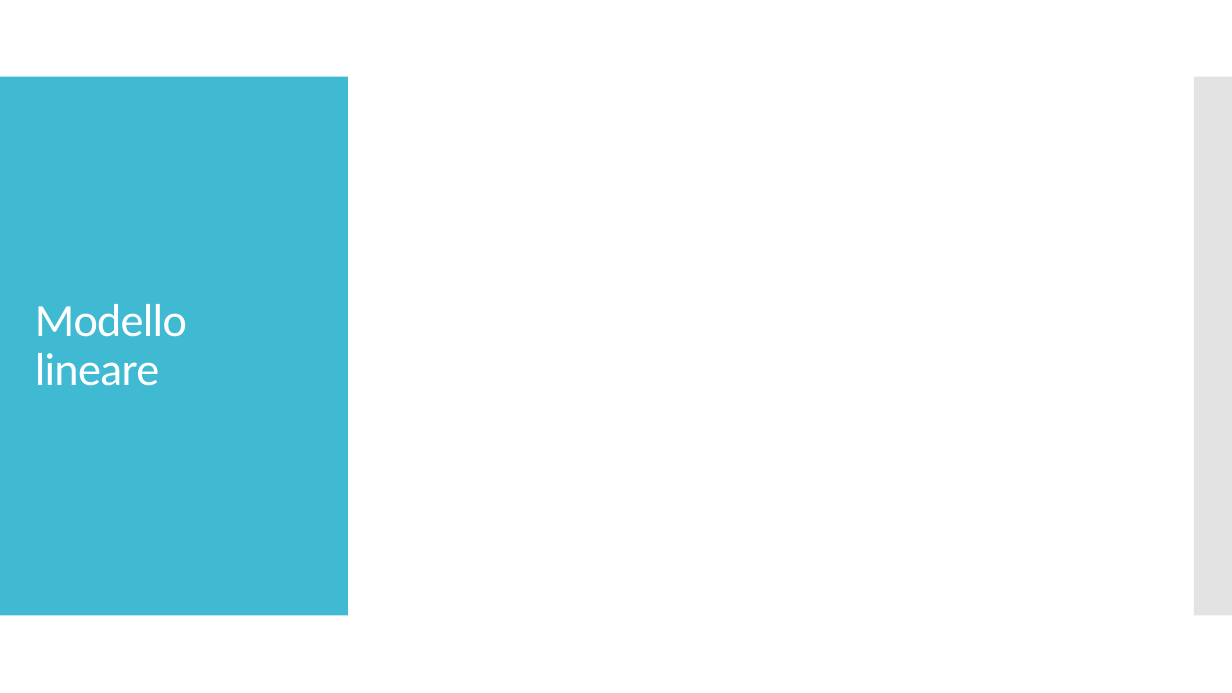
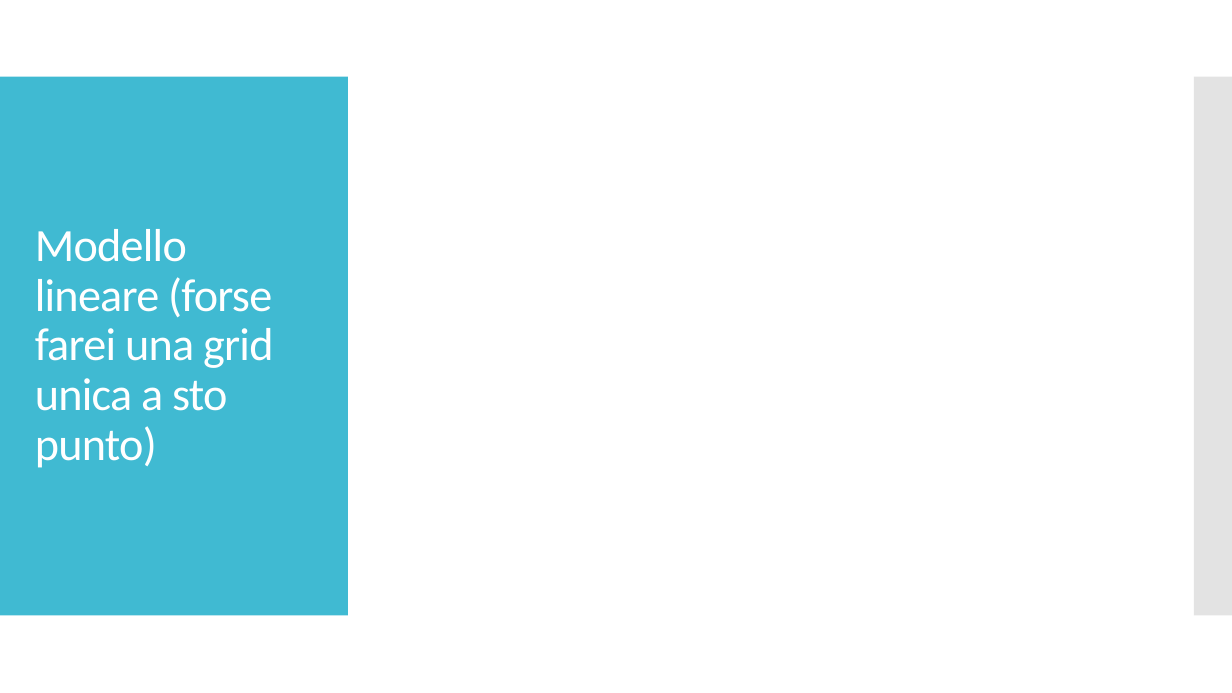
Before and after one commit to gianlubiscotto/Data-Analysis-and-Data-Mining, a slide deck: slide 6 of slide.pptx. Drawn at 1232x693 pixels with LibreOffice and Linux fonts; fonts in the diff are those of the drawing. Boxes give left, top, right and bottom in pixels: in the first picture for what was removed or moved away, otherwise in the second. Text is boxed around its words. In the diff, an @@ line names an element or a change of style, - is before the commit and + after.

```diff
--- a/slide.pptx
+++ b/slide.pptx
@@ title at (x1=35, y1=229, x2=273, y2=468): text changed @@
-Modello lineare
+Modello lineare (forse farei una grid unica a sto punto)
```
Also in this commit, not shown: 3 other slides changed, 1 slide removed, 1 other file.
